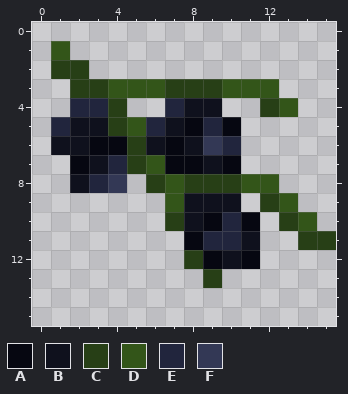
Pixel-art sprite, stored at textures/jelys_pizzaria_olives.png. Above is the file before it was changed.
The file is 16x16 pixels.
Palette (. is transparent): A #060711  B #0f111d  C #273f16  D #335519  E #21253d  F #333855
The result:
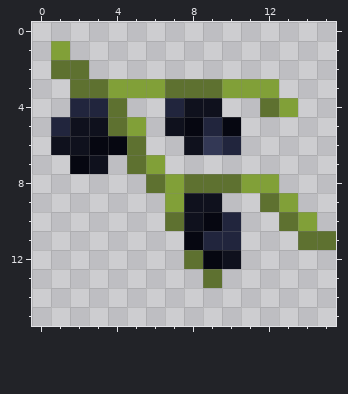
What changed:
colour C: #273f16 -> #5e7130
colour D: #335519 -> #81a038
Changed rows in their new state; - is a pixel that keeps its letter.
first column x 2:
 5 ----.-----
 6 ----..----
 7 --.--....-
 8 ...-------
 9 --------.-
10 ---------.
11 ---------.
12 ---------.
